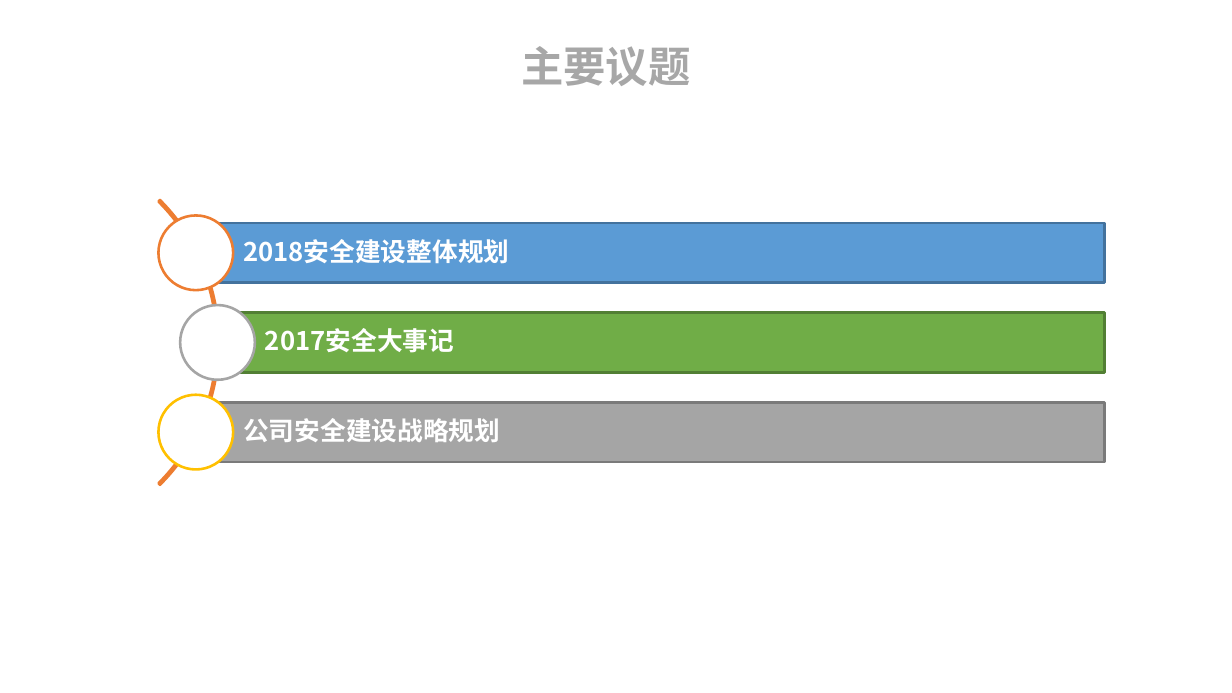
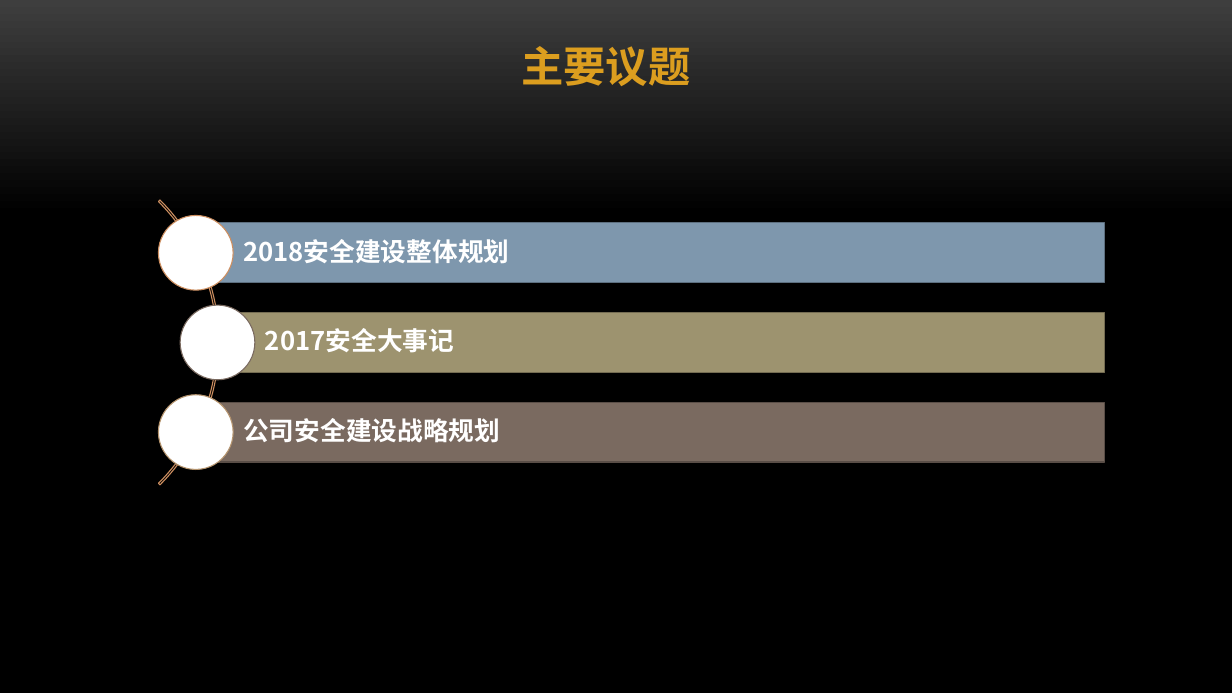
Before and after one commit to ym2011/SecurityMind, a slide deck: slide 2 of 互联网企业安全建设整体规划.pptx. Drawn at 1232x693 pixels with LibreOffice and Linux fonts; fonts in the diff are those of the drawing; background and template pictures are left out. Boxes give left, top, right and bottom in pixels: in the first picture for what was removed or moved away, otherwise in the second. Text is boxed around its words. In the diff, an @@ line names an element or a change of style, - is before the commit and + after.

```diff
--- a/互联网企业安全建设整体规划.pptx
+++ b/互联网企业安全建设整体规划.pptx
@@ background #FFFFFF to picture (left out) @@
@@ text "主要议题" at [521,46,690,86]: text colour #A7A7A7 to #DC9E1F @@
@@ arch (boxed as its full ring) at [0,141,219,544]: outline #ED7D31 2 pt to #CC8E60 0.85 pt @@
@@ ellipse at [158,215,233,290]: outline #ED7D31 2 pt to #CC8E60 0.85 pt @@
@@ rectangle at [196,223,1104,283]: fill #5B9BD5 to #7E97AD; outline #43739E 2 pt to #5D7080 0.85 pt @@
@@ ellipse at [180,305,255,380]: outline #A5A5A5 2 pt to #7A6A60 0.85 pt @@
@@ rectangle at [217,312,1104,372]: fill #70AD47 to #9D936F; outline #538035 2 pt to #746D52 0.85 pt @@
@@ ellipse at [158,395,233,470]: outline #FFC000 2 pt to #B4936D 0.85 pt @@
@@ rectangle at [196,402,1104,462]: fill #A5A5A5 to #7A6A60; outline #7A7A7A 2 pt to #5A4E47 0.85 pt @@
```
Also in this commit, not shown: 27 other slides changed, 2 other files.
